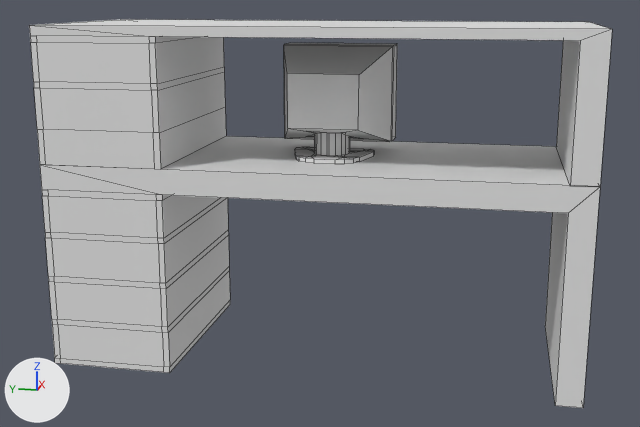
Two versions of the Blender file Unity/WatcherUnity/Assets/Blender Objects/Files/Desk.blend, one commit apart.
Rendered twice from a 50 mm lens placed at (-4.27, -0.82, 1.77), pointed at (-0.02, 0.03, 0.71). The axes (+X, +Y, +Z) are drawn at lower left. The lights are the same throughout. Mesh edges are drawn as thin lines. Materials are left out; every surface is plain grey.

Script lines for the objects in view, before the commit:
```python
me_cube_001 = bpy.data.meshes.new('Cube.001')
me_cube_001.from_pydata(...)  # 116 vertices, 119 faces; spans x -1.0..1.0, y -1.0..1.0, z -1.05..0.86
me_plane = bpy.data.meshes.new('Plane')
me_plane.from_pydata(...)  # 138 vertices, 135 faces; spans x -0.5..0.53, y -1.25..1.27, z 0.0..1.0
me_plane_001 = bpy.data.meshes.new('Plane.001')
me_plane_001.from_pydata(...)  # 82 vertices, 76 faces; spans x -0.5..0.53, y -1.25..1.27, z 0.28..0.93
ob_desk = bpy.data.objects.new('Desk', me_plane)
ob_desk.location = (0.0, 0.0, 0.0)
ob_monitor = bpy.data.objects.new('Monitor', me_cube_001)
ob_monitor.location = (0.036, -0.027, 1.292)
ob_monitor.scale = (0.278, 0.278, 0.278)
ob_topdesk = bpy.data.objects.new('TopDesk', me_plane_001)
ob_topdesk.location = (0.0, 0.0, 0.714)
```
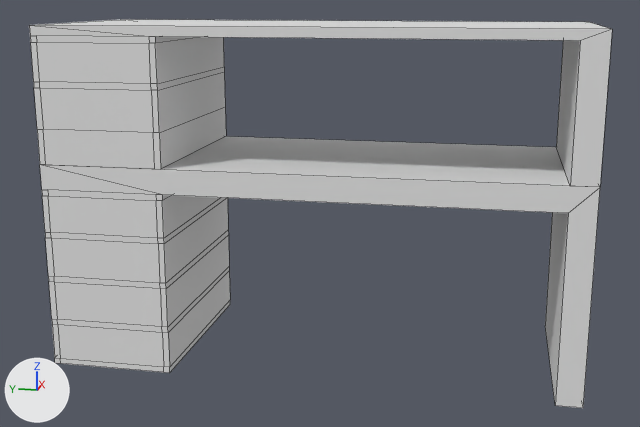
Where the newer file only moved an object's origin or applied its transform, the numbers keep the older frame.

The change, as a list of edits to the scene's bpy script:
```text
Change ob_monitor:
    add ob_monitor.hide_set(True)
```

Location of each change, (x1, y1, x2, y2) in pixels of the pictures (640 x 427 px):
'Monitor', hidden: before (284, 43, 397, 164)
